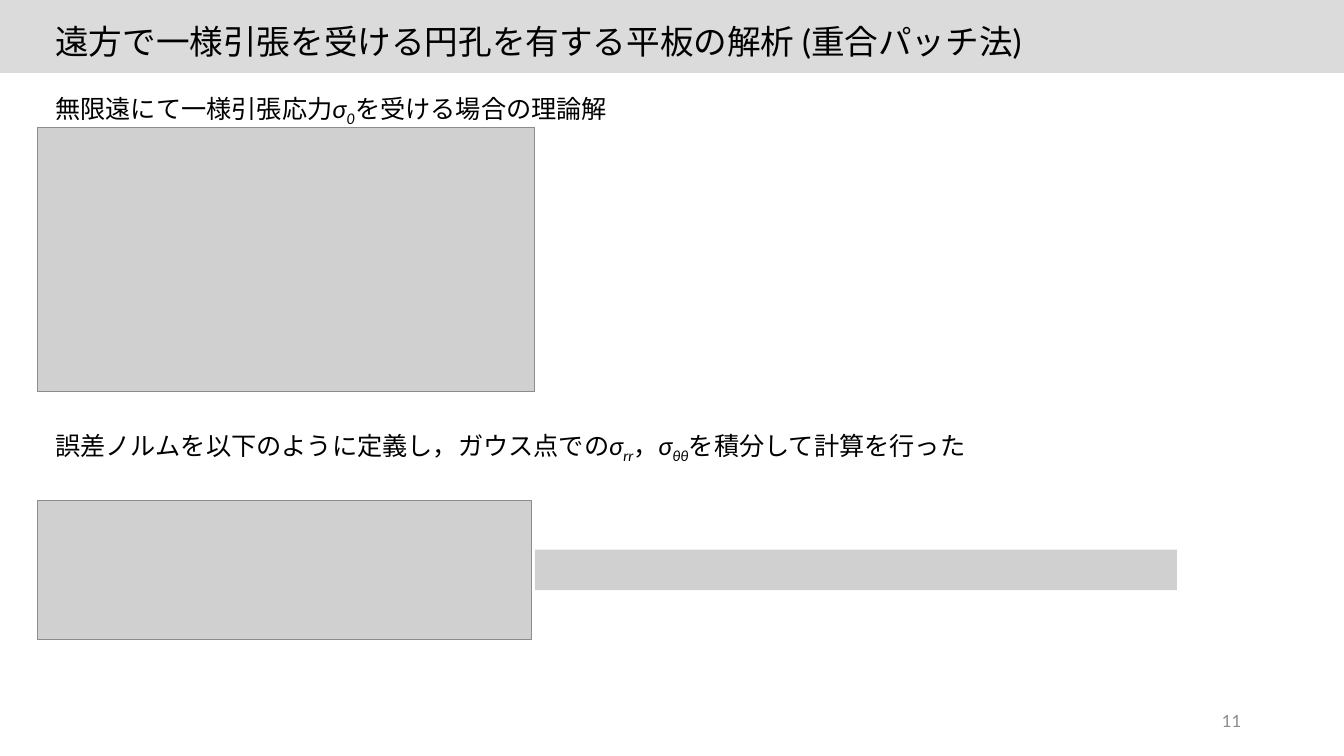
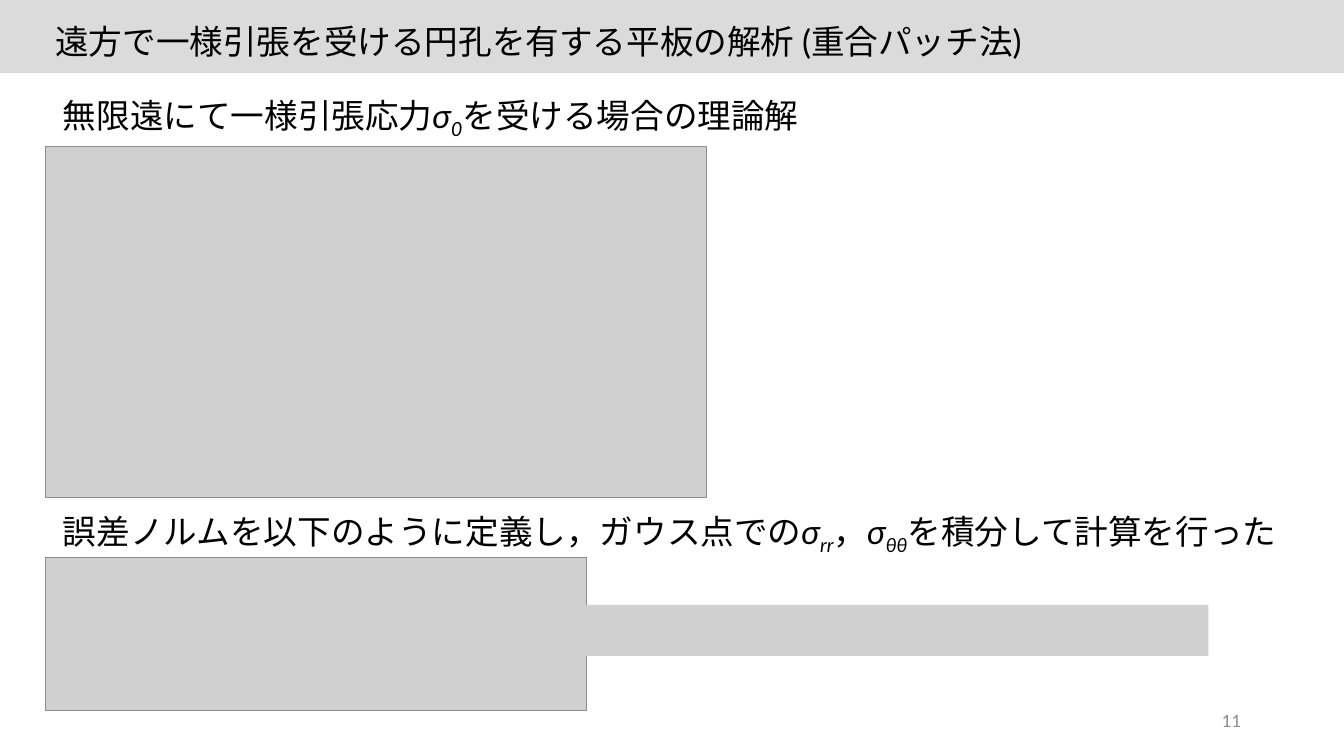
Before and after one commit to JoTsuchi22/lab_share, a slide deck: slide 11 of 卒論発表/最終版/20220208_卒業発表_土山雄飛.pptx. Drawn at 1344x756 pixels with LibreOffice and Linux fonts; fonts in the diff are those of the drawing; grey boxes stand for pictures. Boxes give left, top, right and bottom in pixels: in the first picture for what was removed or moved away, otherwise in the second. Text is boxed around its words. In the diff, an @@ line names an element or a change of style, - is before the commit and + after.

```diff
--- a/卒論発表/最終版/20220208_卒業発表_土山雄飛.pptx
+++ b/卒論発表/最終版/20220208_卒業発表_土山雄飛.pptx
@@ text "無限遠にて一様引張応力σ0を受ける場合の理論解": place and size @@
-text "無限遠にて一様引張応力σ0を受ける場合の理論解" at box(55, 96, 346, 120)
+text "無限遠にて一様引張応力σ0を受ける場合の理論解" at box(63, 99, 451, 131)
@@ text "無限遠にて一様引張応力σ0を受ける場合の理論解" at box(63, 99, 451, 131): size 18 to 24 pt @@
@@ picture: place and size @@
-picture at box(38, 127, 535, 391)
+picture at box(45, 147, 707, 498)
@@ text "誤差ノルムを以下のように定義し，ガウス点でのσrr，σθθを積分して計算を行った" at box(63, 515, 820, 548): size 18 to 24 pt @@
@@ text "誤差ノルムを以下のように定義し，ガウス点でのσrr，σθθを積分して計算を行った": place and size @@
-text "誤差ノルムを以下のように定義し，ガウス点でのσrr，σθθを積分して計算を行った" at box(55, 433, 623, 458)
+text "誤差ノルムを以下のように定義し，ガウス点でのσrr，σθθを積分して計算を行った" at box(63, 515, 820, 548)
@@ picture: place and size @@
-picture at box(38, 500, 532, 640)
+picture at box(45, 558, 586, 711)
@@ picture removed at box(535, 549, 1178, 590) @@
@@ picture added at box(567, 605, 1209, 655) @@
```
Also in this commit, not shown: 17 other slides changed, 13 other files.
